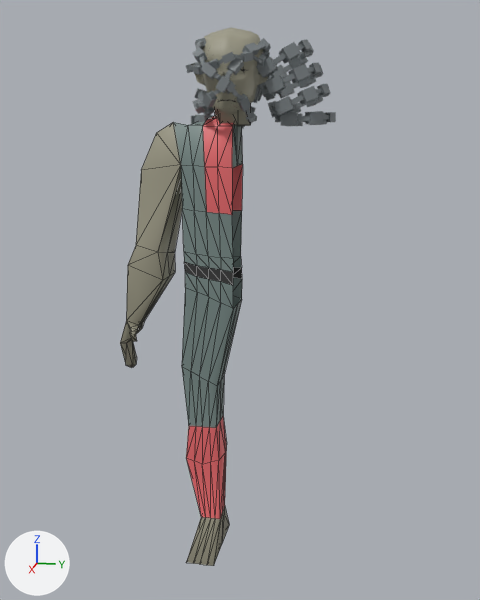
The glTF model assets/glb/chainer.glb, before and after one commit.
Before and after are seen from a camera (50 mm lens) standing at (13.11, -8.4, 8.71) and looking at (-0.06, -11.03, 5.41). The axes (+X, +Y, +Z) are drawn at lower left. The lights are the same throughout. The older version comes first. Mesh edges are drawn as thin lines on the coarser meshes. Where no turn or scale is listed for an object, it has been applied to the vertices. Vertices at exactly the same position are counted once.

Names of what the first picture shows: 'Cube.001', 'Cube.003', 'basicman', 'malehead' and 2 more.
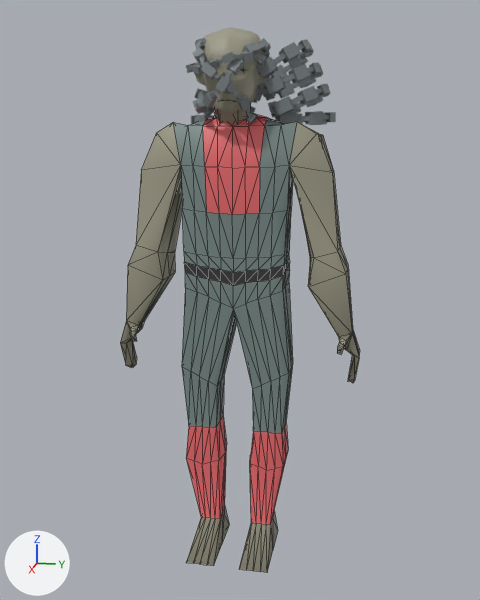
Boxes (x1, y1, x2, y2) around the edits, measured in the pictures (480 x 600 px):
'basicman', reshaped (94% wider)
    before: (120, 116, 243, 566)
    after: (120, 114, 360, 573)
part 1 of me_cube_001, added
    after: (232, 114, 360, 573)

The change in detail:
me_cube_001 is used by ob_basicman; location (0.0, -11.1, 0.0).
me_cube_001 had 199 vertices, 386 faces and spanned x -0.52..1.22, y -2.49..0.03, z -0.03..9.24.
me_cube_001 now has 380 vertices, 767 faces and spans x -0.52..1.22, y -2.49..2.56, z -0.03..9.24.
Part 1, on me_cube_001:
165 vertices are added at x -0.49..0.59, y 0.23..2.56, z -0.03..9.14.
6 new vertices lie (0.34, 0.0, 0.0) away from vertices in x -0.36..-0.3, y 0.41..2.08, z 2.68..8.16.
5 new vertices lie (0.78, 0.0, 0.0) away from vertices in x -0.33, y 0.3..0.9, z -0.03.
5 new vertices lie (0.77, 0.0, 0.0) away from vertices in x 0.45, y 0.3..0.9, z -0.03.
148 new faces join them, mat_base (grey #9e9b87).
138 new faces join them, mat_clothing (grey #798b87).
75 new faces join them, mat_material_008 (red #e7696c).
20 new faces join them, mat_material_009 (dark grey #353535).
